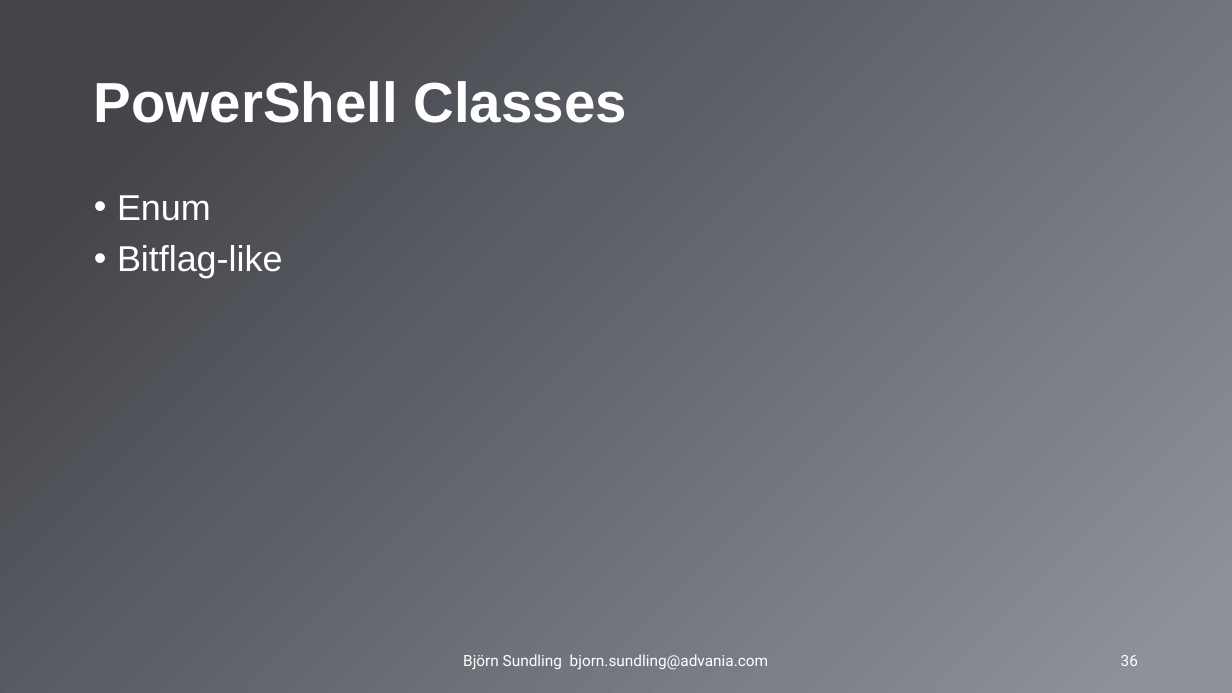
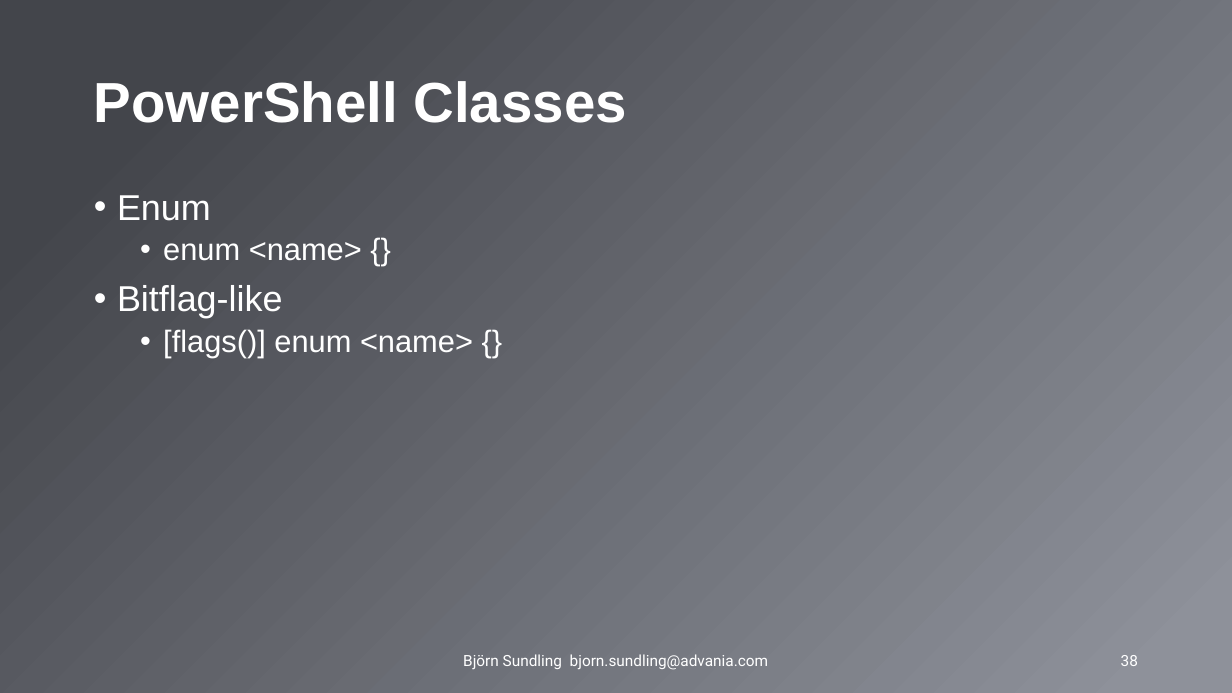
Before and after one commit to AdvaniaSE/PowerShellAdvancedFundamentals, a slide deck: slide 38 of PowerShell Advanced Fundamentals.pptx (slide 36 before the commit). Drawn at 1232x693 pixels with LibreOffice and Linux fonts; fonts in the diff are those of the drawing; background and template pictures are left out. Boxes give left, top, right and bottom in pixels: in the first picture for what was removed or moved away, otherwise in the second. Text is boxed around its words. In the diff, an @@ line names an element or a change of style, - is before the commit and + after.

```diff
--- a/PowerShell Advanced Fundamentals.pptx
+++ b/PowerShell Advanced Fundamentals.pptx
@@ text at [163,242,362,261]: paragraph added @@
+  • enum <name> {}
@@ text at [163,329,473,357]: paragraph added @@
+  • [flags()] enum <name> {}
```
Also in this commit, not shown: 9 other slides changed, 3 slides added.
